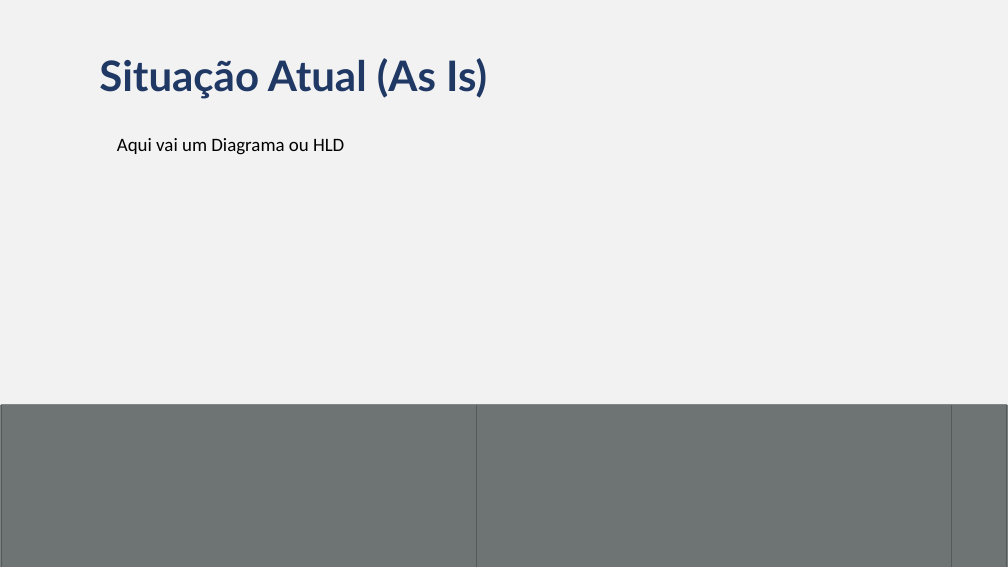
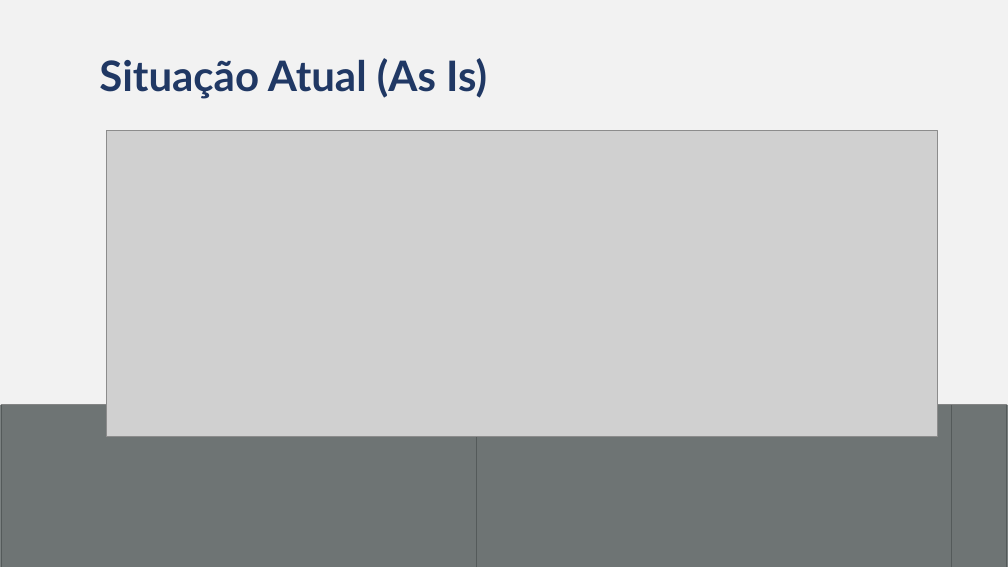
Before and after one commit to Bandtec-3SEM/Doc, a slide deck: slide 4 of Sprint1/Apresentacoes/PI_Contexto.pptx. Drawn at 1008x567 pixels with LibreOffice and Linux fonts; fonts in the diff are those of the drawing; grey boxes stand for pictures. Boxes give left, top, right and bottom in pixels: in the first picture for what was removed or moved away, otherwise in the second. Text is boxed around its words. In the diff, an @@ line names an element or a change of style, - is before the commit and + after.

Commit message:
Add bpmn AS IS no ptt e pasta diagramas

```diff
--- a/Sprint1/Apresentacoes/PI_Contexto.pptx
+++ b/Sprint1/Apresentacoes/PI_Contexto.pptx
@@ picture added at (106, 131, 938, 437) @@
@@ text removed at (117, 138, 344, 155) @@
-Aqui vai um Diagrama ou HLD
```
Also in this commit, not shown: 2 other files.
